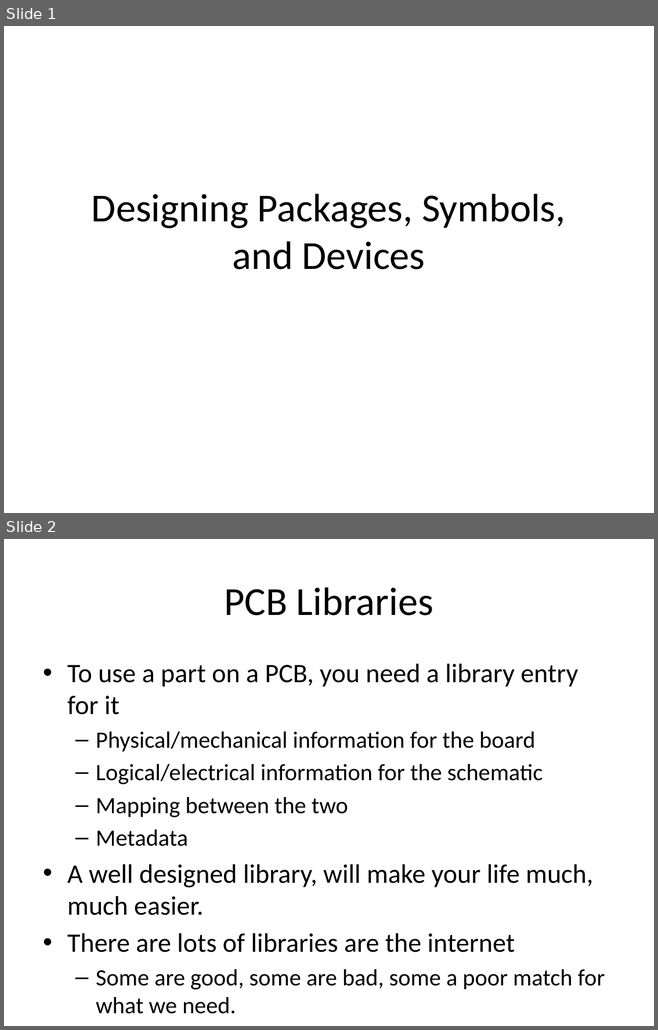
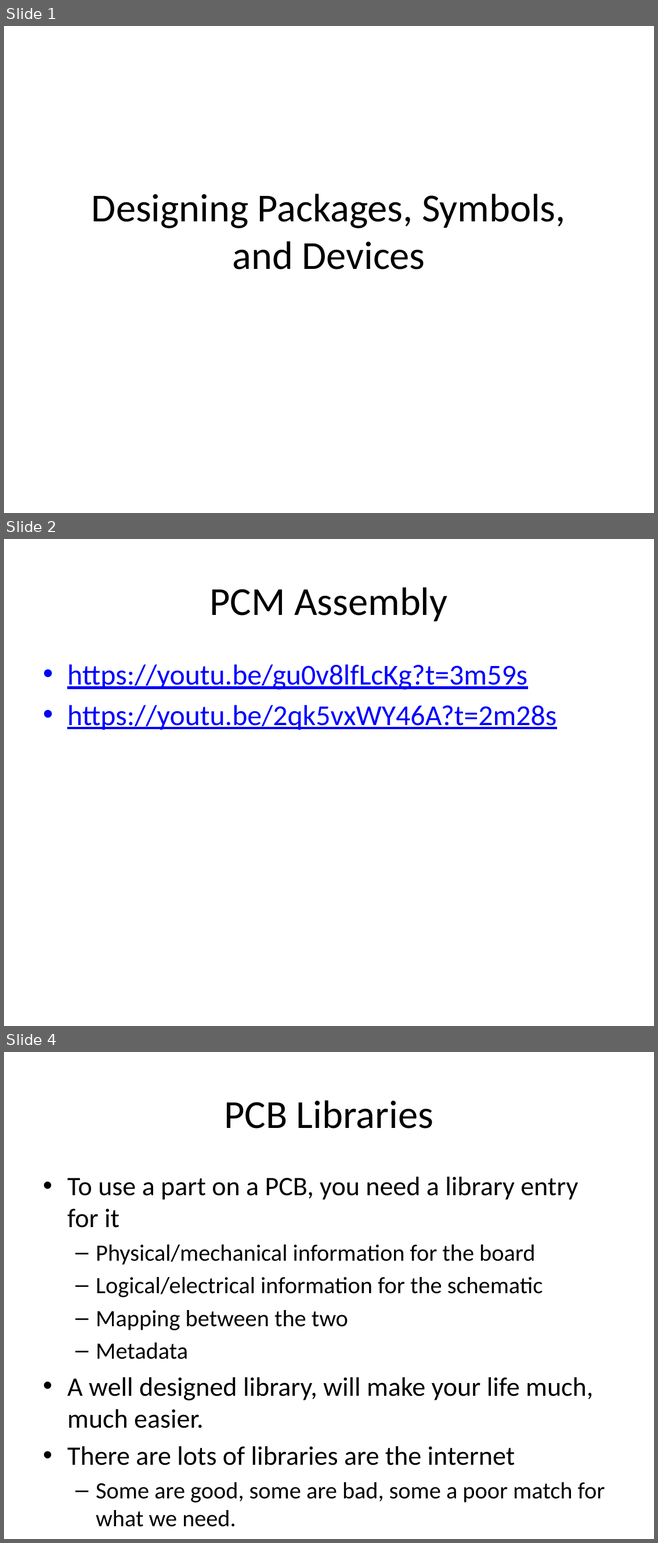
Before and after one commit to NVSL/QuadClass-Resources, a slide deck: Lecture Slides/Lab02-Eagle-Packages.pptx. Shown one above the other, each under a label of ours: slides 1 and 2 before the commit, slides 1, 2 and 4 after it; the slides between them are not shown. The pictures are 658x1030 and 658x1543 pixels, drawn with LibreOffice and Linux fonts; fonts in the diff are those of the drawing. Boxes give left, top, right and bottom in pixels: in the first picture for what was removed or moved away, otherwise in the second. Text is boxed around its words. In the diff, an @@ line names an element or a change of style, - is before the commit and + after.

Commit message:
new slides

```diff
--- a/Lecture Slides/Lab02-Eagle-Packages.pptx
+++ b/Lecture Slides/Lab02-Eagle-Packages.pptx
@@ slide 2 added at [4, 539, 654, 1026], background #FFFFFF @@
@@ title added at [210, 587, 447, 621], 44 pt, text #000000 @@
+PCM Assembly
@@ text added at [67, 664, 556, 730], 32 pt, text #0000FF, underline @@
+• https://youtu.be/gu0v8lfLcKg?t=3m59s
+• https://youtu.be/2qk5vxWY46A?t=2m28s
@@ what was slide 2 is now slide 4 @@
```
Also in this commit, not shown: 1 other slide added.
